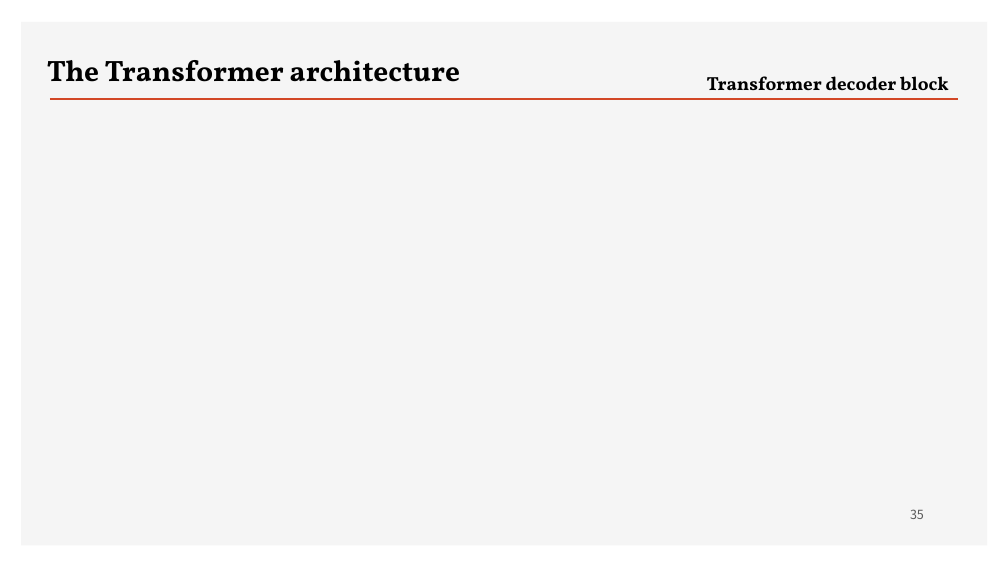
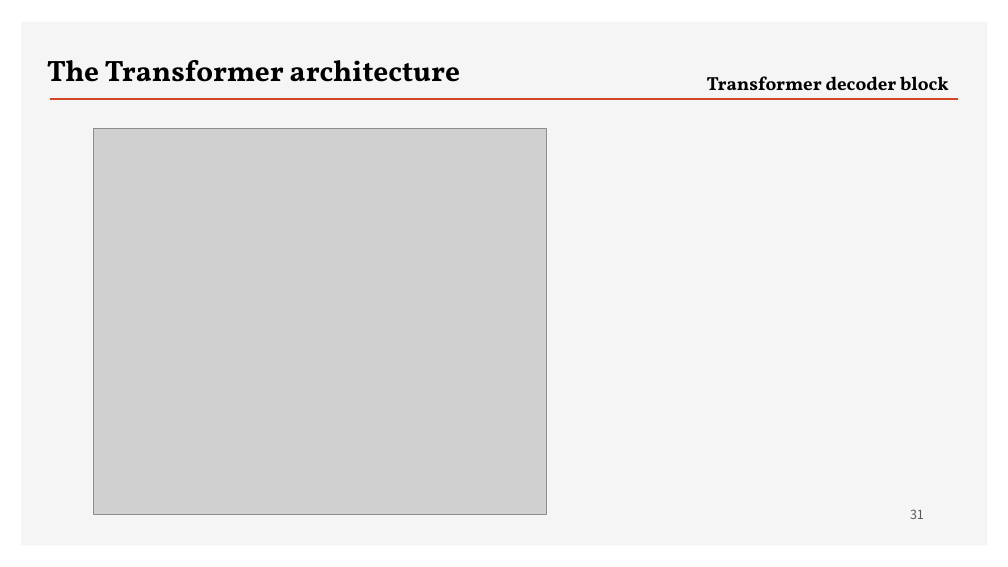
Before and after one commit to ancestor9/2026_Fall_Deep-Learning-with-Python, a slide deck: slide 31 of Chapter 15 Language models and the Transformer.pptx (slide 35 before the commit). Drawn at 1008x567 pixels with LibreOffice and Linux fonts; fonts in the diff are those of the drawing; grey boxes stand for pictures; background and template pictures are left out. Boxes give left, top, right and bottom in pixels: in the first picture for what was removed or moved away, otherwise in the second. Text is boxed around its words. In the diff, an @@ line names an element or a change of style, - is before the commit and + after.

```diff
--- a/Chapter 15 Language models and the Transformer.pptx
+++ b/Chapter 15 Language models and the Transformer.pptx
@@ picture added at (93,129,547,514) @@
@@ page number at (910,509,924,519): text changed @@
-35
+31
```
Also in this commit, not shown: 3 other slides changed, 4 slides removed.
